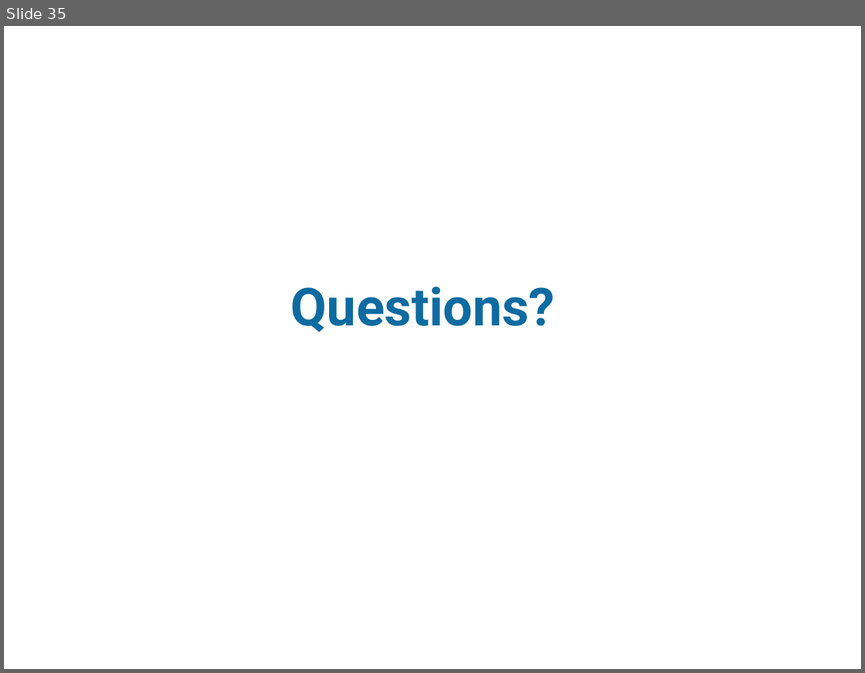
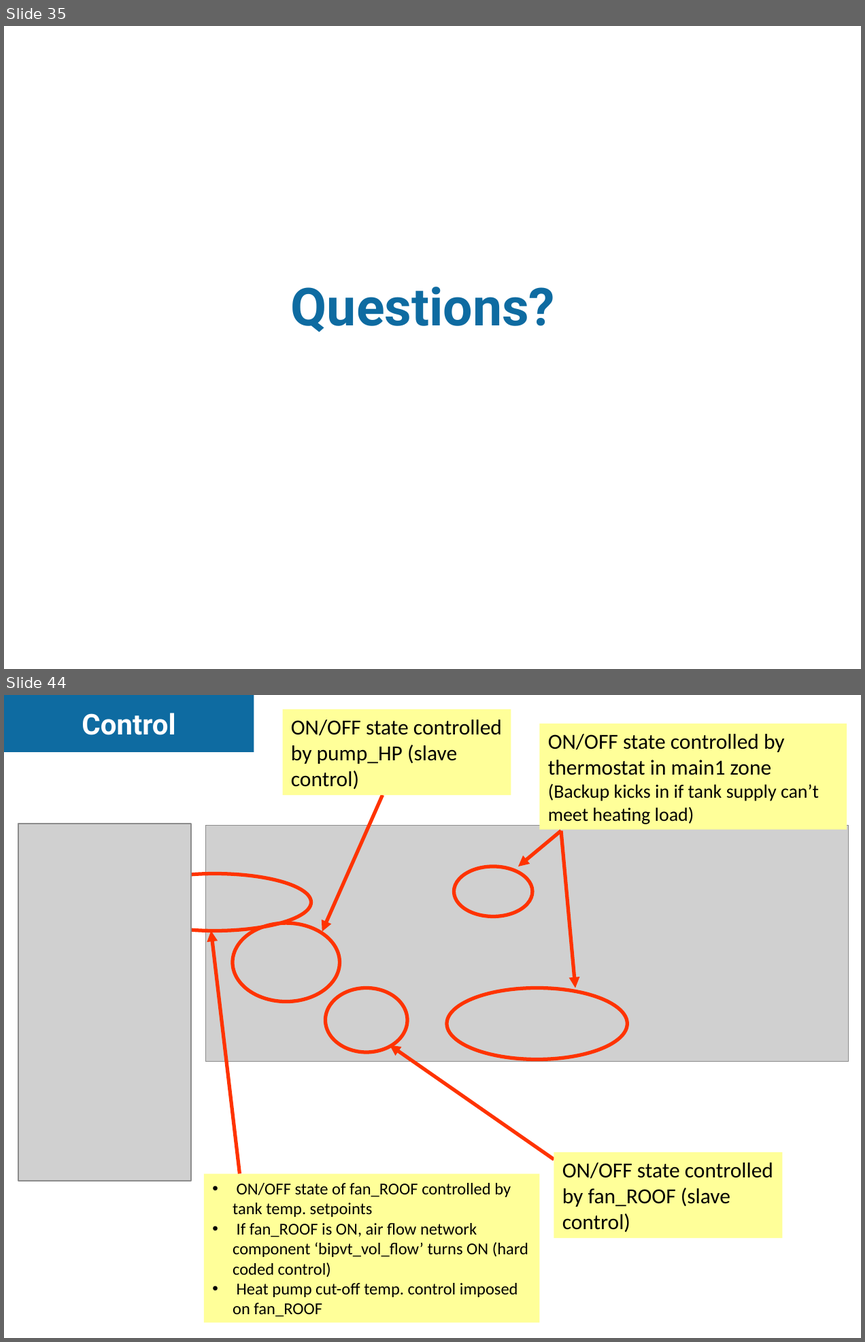
Before and after one commit to danegeorge/CHREM, a slide deck: BIPV-T/2010-03_BIPV-T_SBRN_NRCan_Model_BL.ppt. Shown one above the other, each under a label of ours: slide 35 before the commit, slides 35 and 44 after it; the slides between them are not shown. The pictures are 865x673 and 865x1342 pixels, drawn with LibreOffice and Linux fonts; fonts in the diff are those of the drawing; grey boxes stand for pictures; background and template pictures are left out. Boxes give left, top, right and bottom in pixels: in the first picture for what was removed or moved away, otherwise in the second. Text is boxed around its words. In the diff, an @@ line names an element or a change of style, - is before the commit and + after.

```diff
--- a/BIPV-T/2010-03_BIPV-T_SBRN_NRCan_Model_BL.ppt
+++ b/BIPV-T/2010-03_BIPV-T_SBRN_NRCan_Model_BL.ppt
@@ slide 44 added at (x1=4, y1=695, x2=861, y2=1338), background #FFFFFF @@
@@ rectangle added at (x1=4, y1=695, x2=254, y2=752), fill #0E6BA1, 24 pt, text #FFFFFF, bold @@
+Control
@@ rectangle added at (x1=283, y1=709, x2=511, y2=795), fill #FFFF99, 18 pt, text #000000 @@
+ON/OFF state controlled by pump_HP (slave control)
@@ rectangle added at (x1=540, y1=724, x2=847, y2=830), fill #FFFF99, 16 pt, text #000000 @@
+ON/OFF state controlled by thermostat in main1 zone
+(Backup kicks in if tank supply can’t meet heating load)
@@ arrow added from (383, 795) to (322, 932), #FF3300 3 pt @@
@@ picture added at (x1=18, y1=824, x2=192, y2=1181) @@
@@ picture added at (x1=205, y1=826, x2=848, y2=1061) @@
@@ arrow added from (561, 830) to (518, 866), #FF3300 3 pt @@
@@ arrow added from (561, 830) to (575, 988), #FF3300 3 pt @@
@@ ellipse added at (x1=118, y1=873, x2=311, y2=930), outline #FF3300 3 pt @@
@@ ellipse added at (x1=454, y1=866, x2=532, y2=916), outline #FF3300 3 pt @@
@@ arrow added from (239, 1173) to (211, 930), #FF3300 3 pt @@
@@ ellipse added at (x1=232, y1=923, x2=340, y2=1002), outline #FF3300 3 pt @@
@@ ellipse added at (x1=325, y1=988, x2=407, y2=1052), outline #FF3300 3 pt @@
@@ ellipse added at (x1=447, y1=988, x2=628, y2=1059), outline #FF3300 3 pt @@
@@ arrow added from (554, 1159) to (390, 1045), #FF3300 3 pt @@
@@ rectangle added at (x1=554, y1=1152, x2=783, y2=1238), fill #FFFF99, 18 pt, text #000000 @@
+ON/OFF state controlled by fan_ROOF (slave control)
@@ rectangle added at (x1=204, y1=1173, x2=540, y2=1322), fill #FFFF99, 14 pt, text #000000 @@
+• ON/OFF state of fan_ROOF controlled by tank temp. setpoints
+• If fan_ROOF is ON, air flow network component ‘bipvt_vol_flow’ turns ON (hard coded control)
+• Heat pump cut-off temp. control imposed on fan_ROOF
```
Also in this commit, not shown: 9 other slides added.
